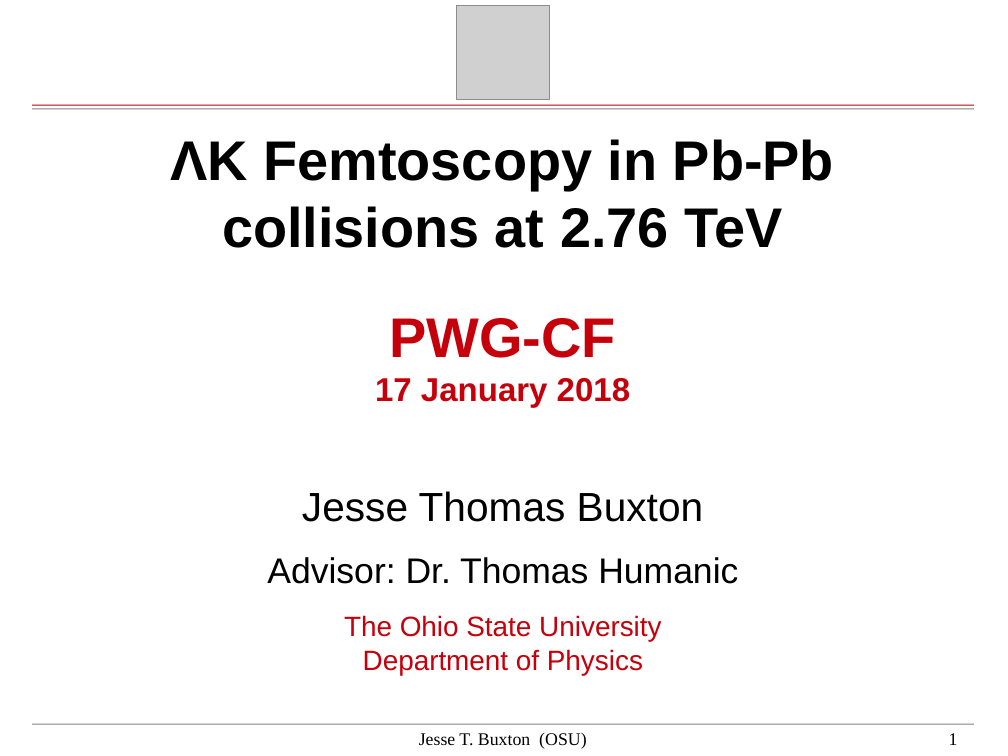
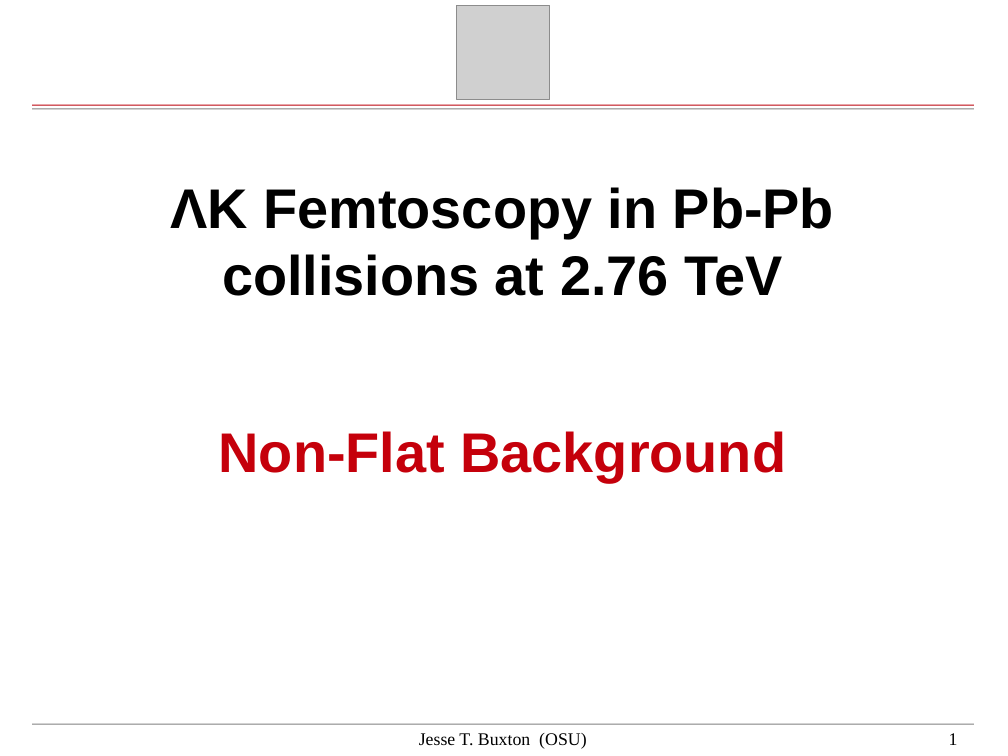
Before and after one commit to buxton45/FemtoAnalysis, a slide deck: slide 1 of AnalysisNotes/Comments/Laura/20180117/Meeting_20180316/LauraMeeting_20180316.odp. Drawn at 1008x756 pixels with LibreOffice and Linux fonts; fonts in the diff are those of the drawing; grey boxes stand for pictures; background and template pictures are left out. Boxes give left, top, right and bottom in pixels: in the first picture for what was removed or moved away, otherwise in the second. Text is boxed around its words. In the diff, an @@ line names an element or a change of style, - is before the commit and + after.

```diff
--- a/AnalysisNotes/Comments/Laura/20180117/Meeting_20180316/LauraMeeting_20180316.odp
+++ b/AnalysisNotes/Comments/Laura/20180117/Meeting_20180316/LauraMeeting_20180316.odp
@@ title at (x1=170, y1=187, x2=834, y2=481): text changed @@
-ΛK Femtoscopy in Pb-Pb collisions at 2.76 TeV
-PWG-CF
-17 January 2018
+ΛK Femtoscopy in Pb-Pb collisions at 2.76 TeV
+Non-Flat Background
@@ subtitle removed at (x1=267, y1=491, x2=738, y2=675) @@
-Jesse Thomas Buxton
-Advisor: Dr. Thomas Humanic
-The Ohio State University
-Department of Physics
```
Also in this commit, not shown: 1 other slide changed, 19 slides added, 23 other files.
